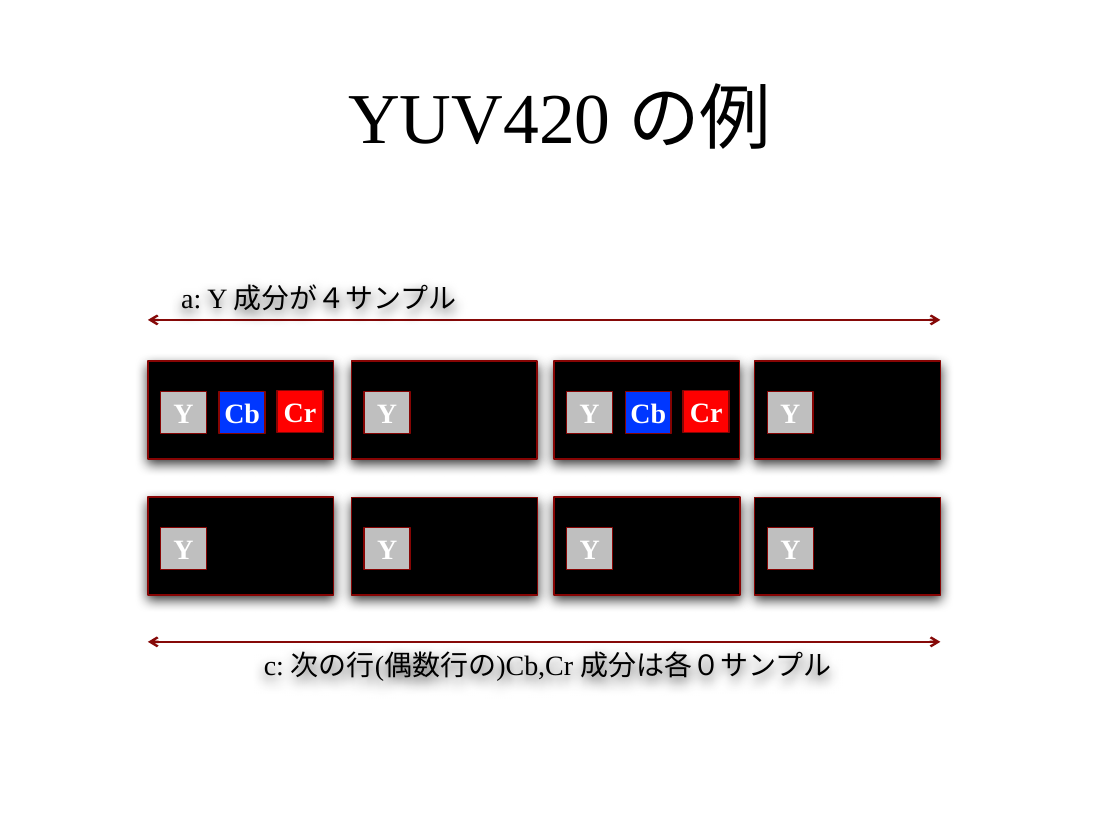
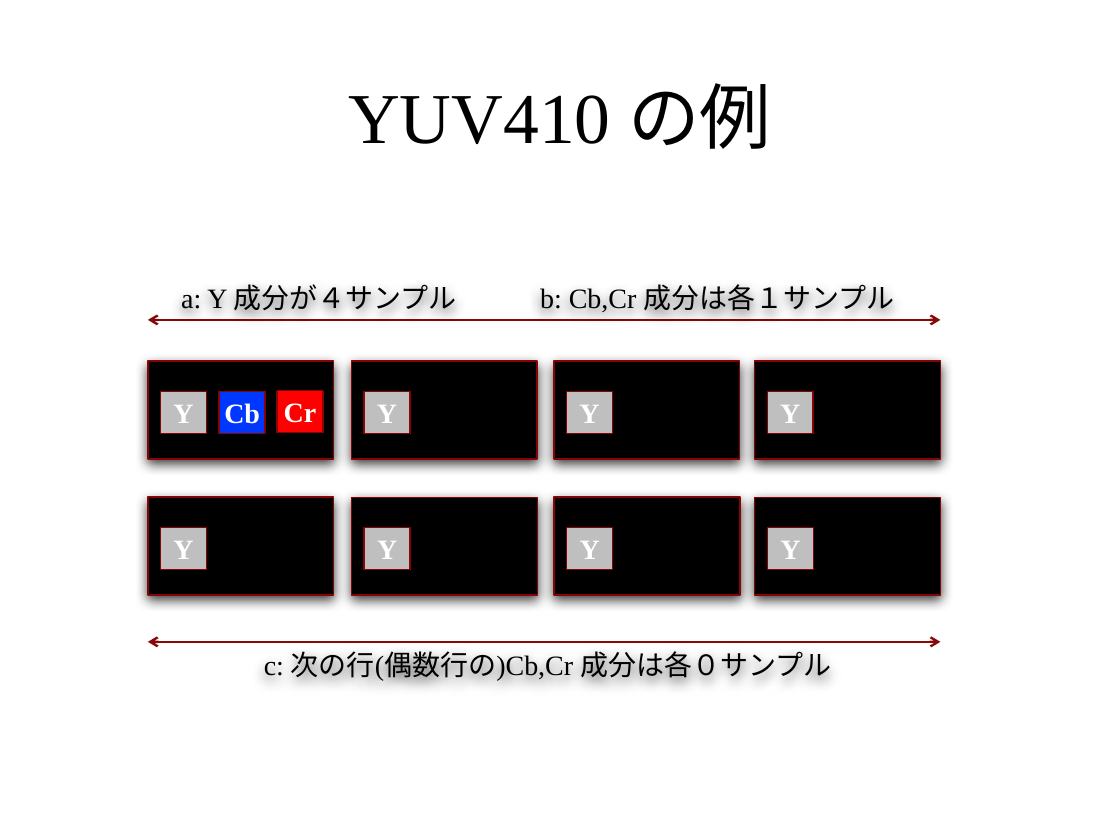
Before and after one commit to awmlabs/blog.awm.jp, a slide deck: slide 8 of content/2016/02/10/yuv.pptx (slide 7 before the commit). Drawn at 1120x840 pixels with LibreOffice and Linux fonts; fonts in the diff are those of the drawing; background and template pictures are left out. Boxes give left, top, right and bottom in pixels: in the first picture for what was removed or moved away, otherwise in the second. Text is boxed around its words. In the diff, an @@ line names an element or a change of style, - is before the commit and + after.

```diff
--- a/content/2016/02/10/yuv.pptx
+++ b/content/2016/02/10/yuv.pptx
@@ title at (x1=348, y1=83, x2=771, y2=149): text changed @@
-YUV420 の例
+YUV410 の例
@@ rounded rectangle added at (x1=524, y1=278, x2=911, y2=317), 18 pt, text #000000 @@
+b: Cb,Cr 成分は各１サンプル
@@ rectangle removed at (x1=625, y1=392, x2=671, y2=433) @@
-Cb
@@ rectangle removed at (x1=683, y1=391, x2=729, y2=432) @@
-Cr
```
Also in this commit, not shown: 2 other files.
